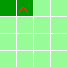
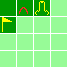
Comparing the layer stacks of the two 67x67 images. Changes:
renamed "Layer 1" to "Layer 4", painted on it over bbox(0, 0, 50, 33)
